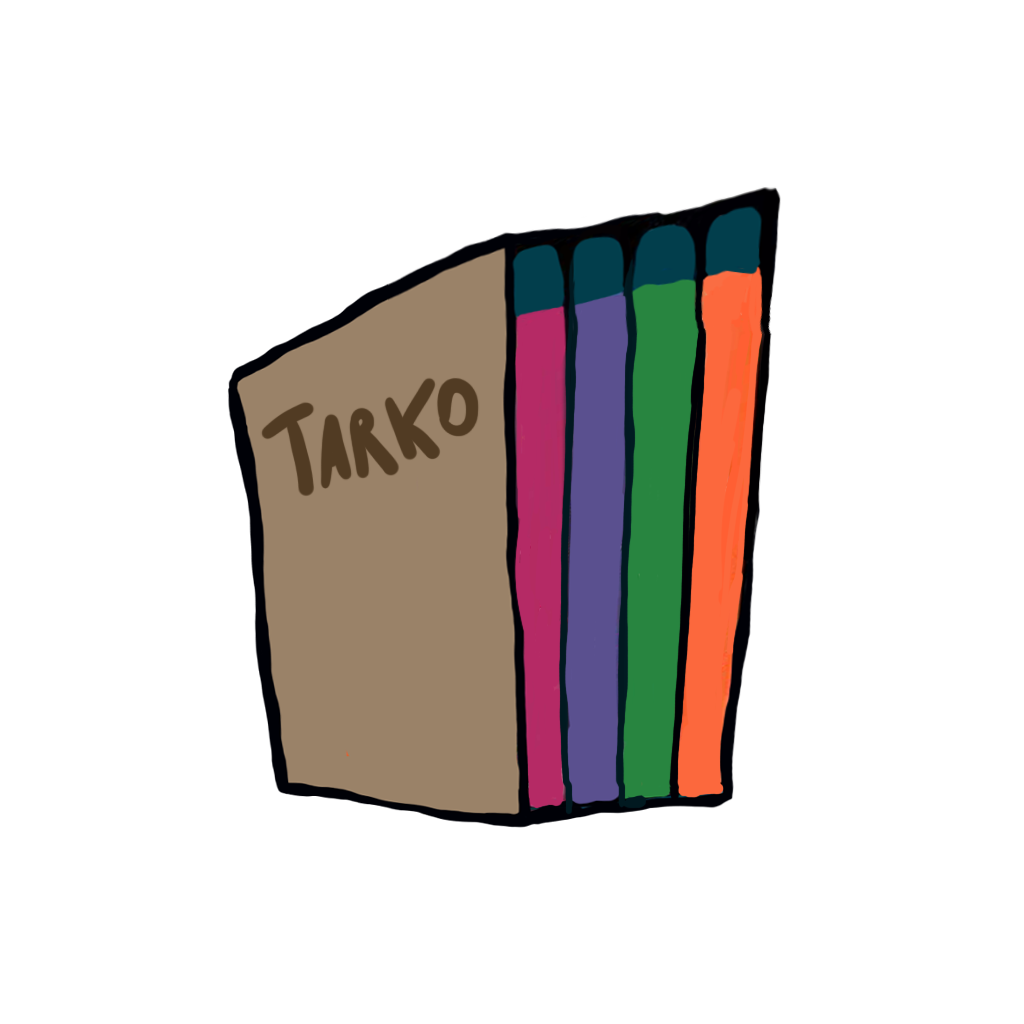
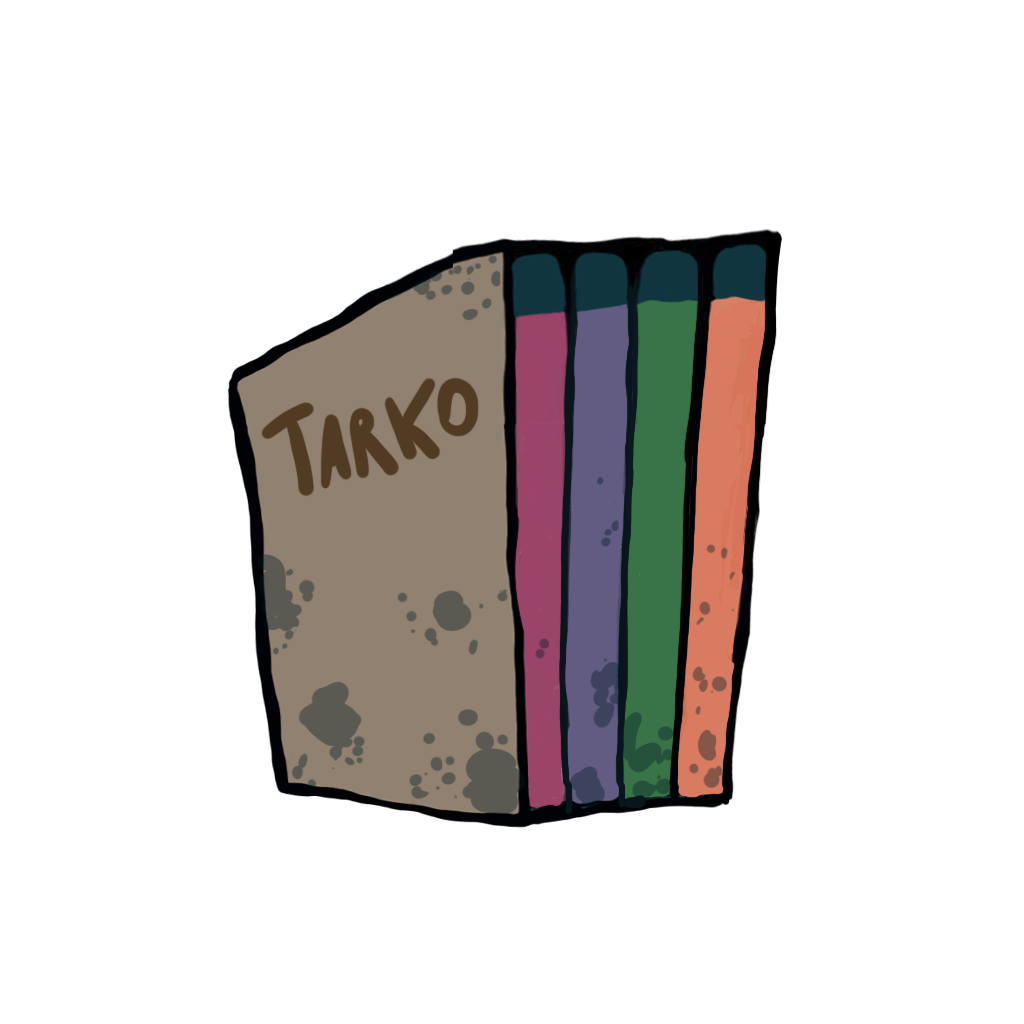
Two versions of the same layered image (1024x1024). Layer-by-layer changes:
added layer "Layer 4" (38%) above "Layer 3" over [256, 255, 736, 814]
painted on "Layer 2" over [237, 186, 783, 814]
